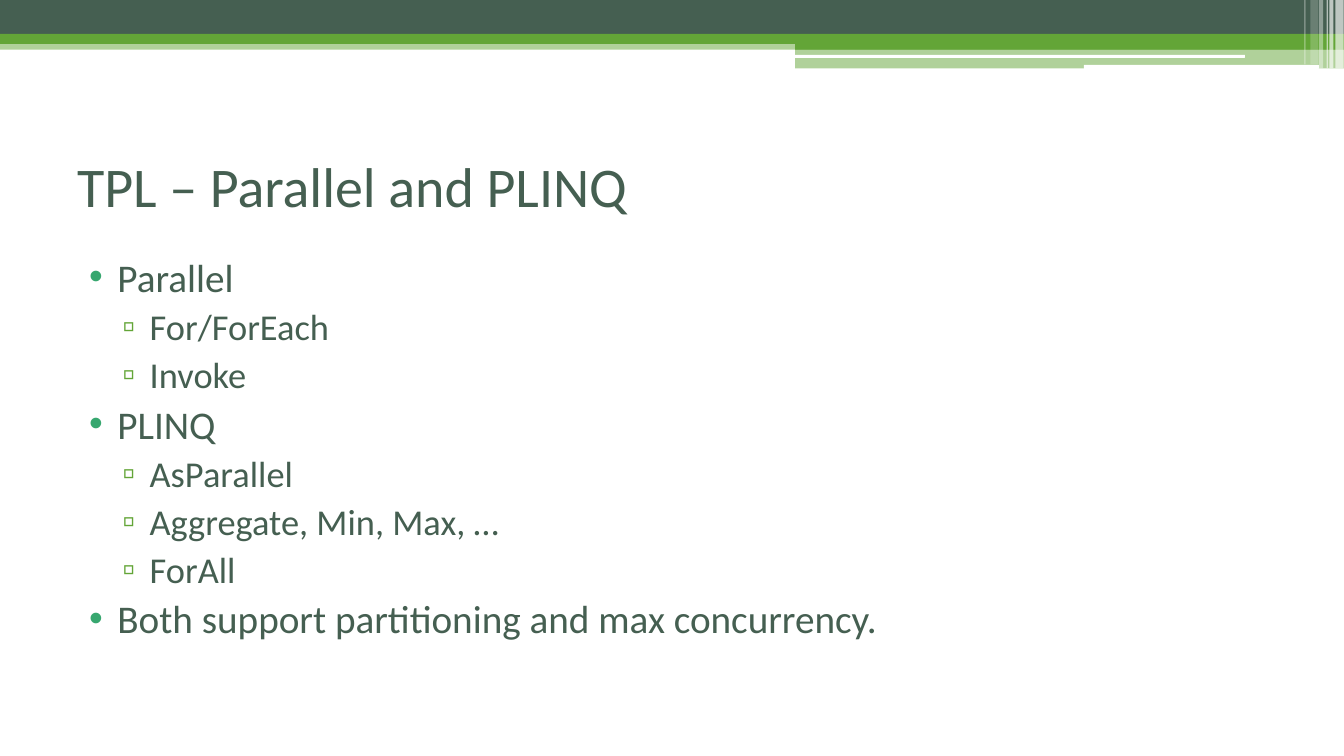
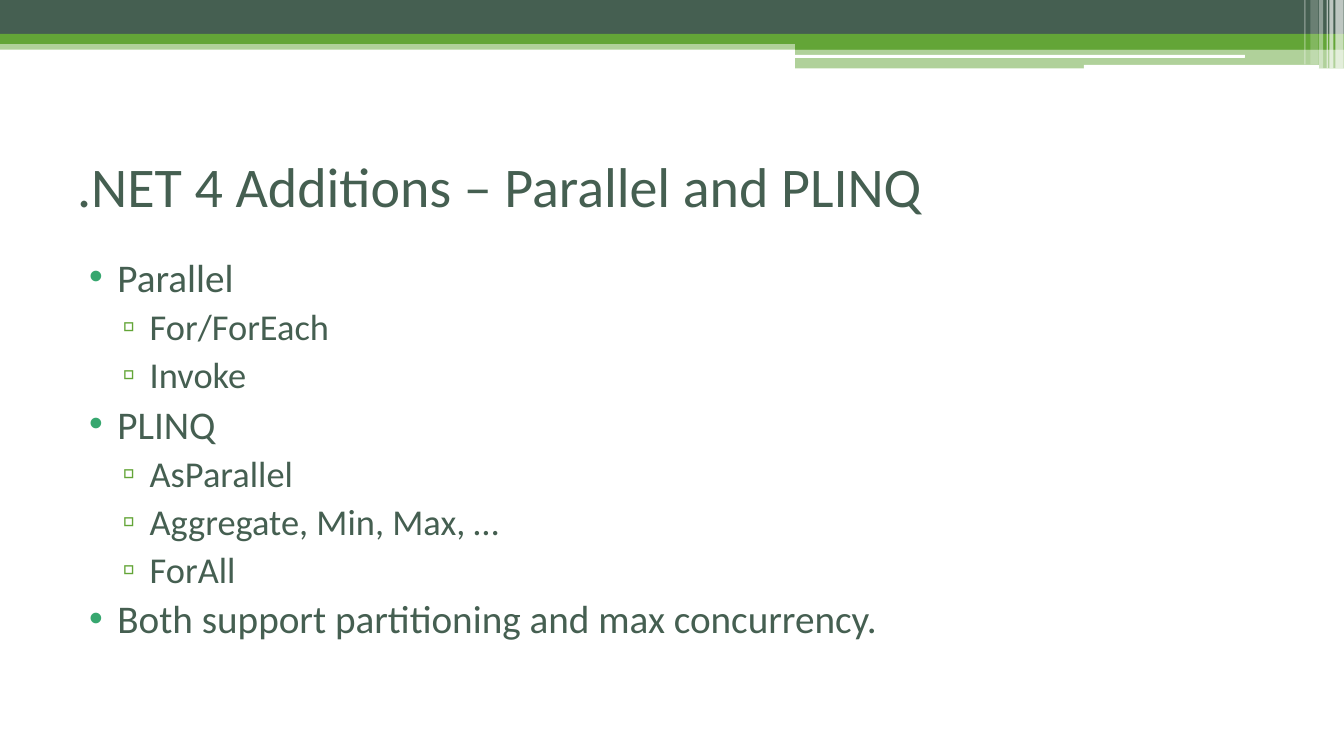
Before and after one commit to taskmatics/evolution-of-threading, a slide deck: slide 10 of Slides/Evolution of Threading in .NET.pptx. Drawn at 1344x756 pixels with LibreOffice and Linux fonts; fonts in the diff are those of the drawing. Boxes give left, top, right and bottom in pixels: in the first picture for what was removed or moved away, otherwise in the second. Text is boxed around its words. In the diff, an @@ line names an element or a change of style, - is before the commit and + after.

```diff
--- a/Slides/Evolution of Threading in .NET.pptx
+++ b/Slides/Evolution of Threading in .NET.pptx
@@ title at (77,168,921,215): text changed @@
-TPL – Parallel and PLINQ
+.NET 4 Additions – Parallel and PLINQ
```
Also in this commit, not shown: 2 other slides changed, 1 other file.
